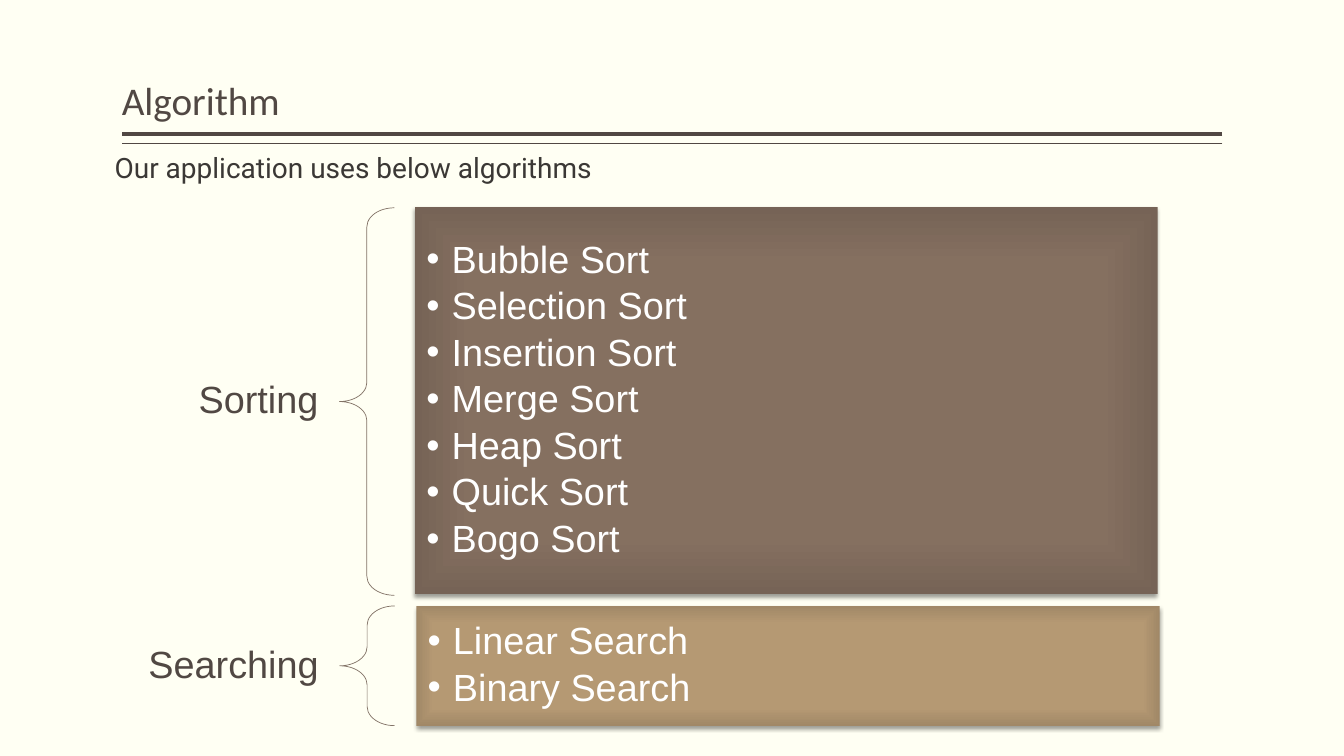
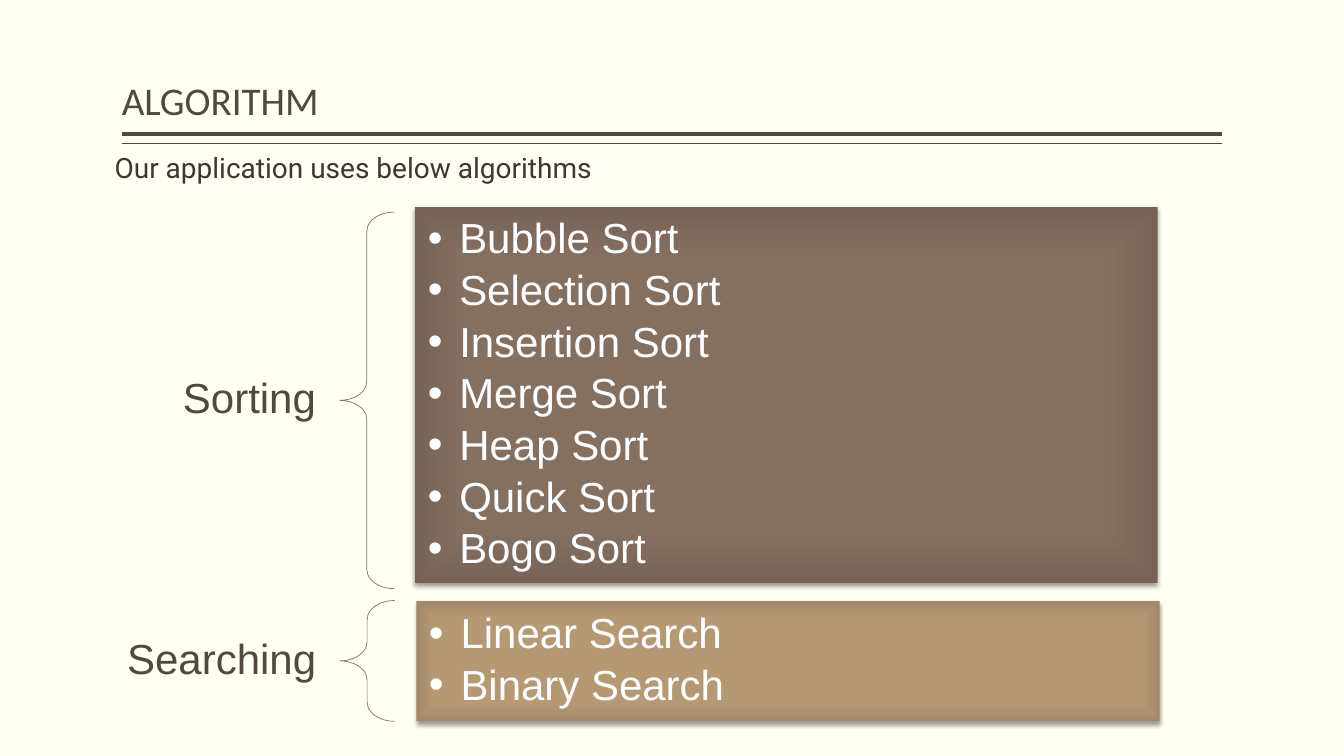
Before and after one commit to chiraqL/Library-Manager, a slide deck: slide 8 of E-Library.pptx. Drawn at 1344x756 pixels with LibreOffice and Linux fonts; fonts in the diff are those of the drawing. Boxes give left, top, right and bottom in pixels: in the first picture for what was removed or moved away, otherwise in the second. Text is boxed around its words. In the diff, an @@ line names an element or a change of style, - is before the commit and + after.

```diff
--- a/E-Library.pptx
+++ b/E-Library.pptx
@@ title at bbox=[122, 89, 319, 116]: text changed @@
-Algorithm
+ALGORITHM
@@ text "Bubble Sort" at bbox=[459, 222, 721, 572]: size 27 to 30 pt; indent changed @@
@@ rectangle: place and size @@
-rectangle at bbox=[415, 207, 1158, 594]
+rectangle at bbox=[415, 207, 1158, 584]
@@ left brace: place and size @@
-left brace at bbox=[340, 208, 394, 595]
+left brace at bbox=[340, 212, 394, 589]
@@ text "Sorting" at bbox=[183, 382, 316, 422]: size 27 to 30 pt; more space between paragraphs @@
@@ text "Searching" at bbox=[127, 643, 316, 683]: size 27 to 30 pt; more space between paragraphs @@
@@ text "Searching": place and size @@
-text "Searching" at bbox=[148, 650, 318, 685]
+text "Searching" at bbox=[127, 643, 316, 683]
@@ left brace: place and size @@
-left brace at bbox=[340, 606, 394, 726]
+left brace at bbox=[340, 601, 394, 722]
@@ text "Linear Search" at bbox=[461, 617, 724, 708]: size 27 to 30 pt; indent changed @@
@@ rectangle: place and size @@
-rectangle at bbox=[416, 606, 1159, 726]
+rectangle at bbox=[416, 601, 1159, 722]
```
Also in this commit, not shown: 14 other slides changed, 6 other files.
